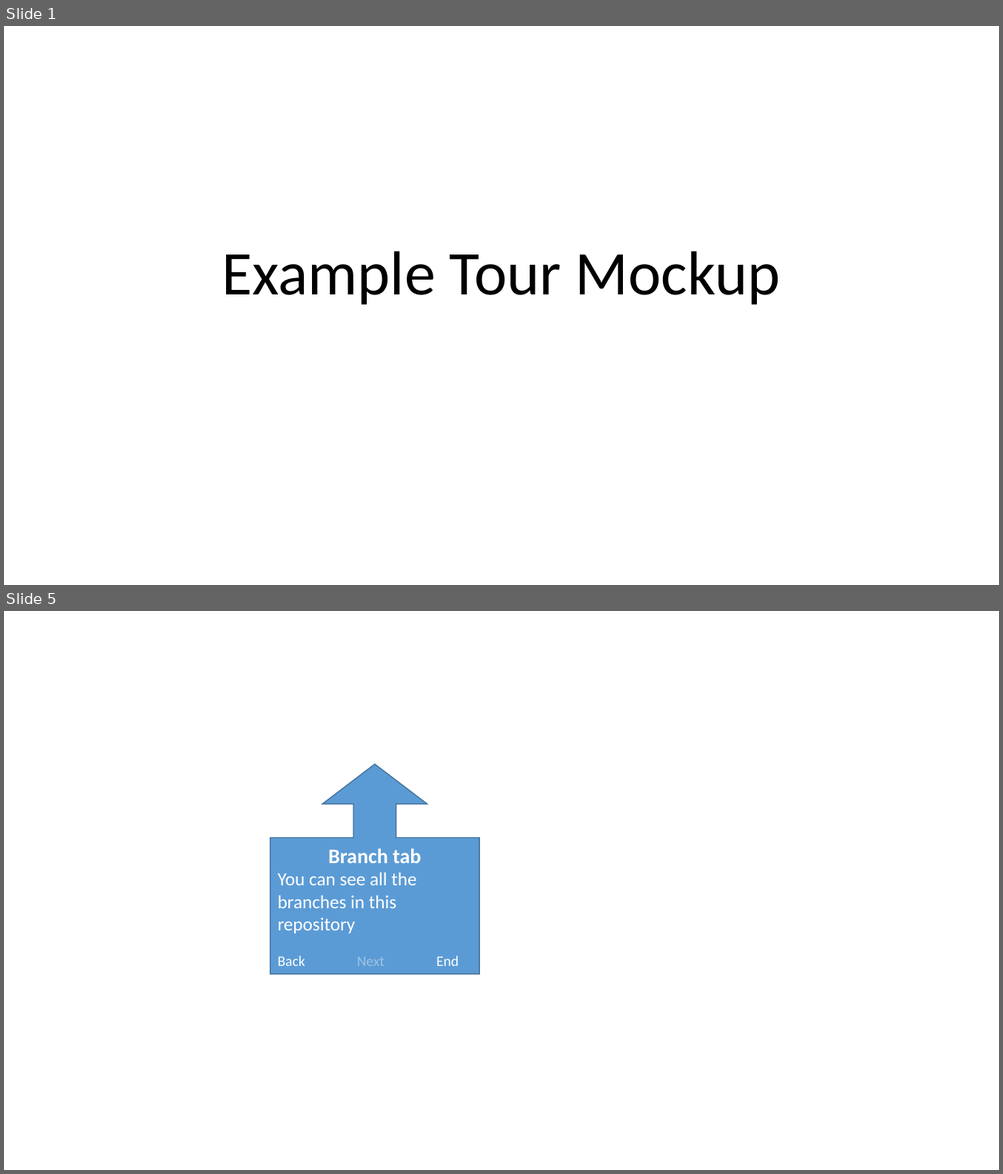
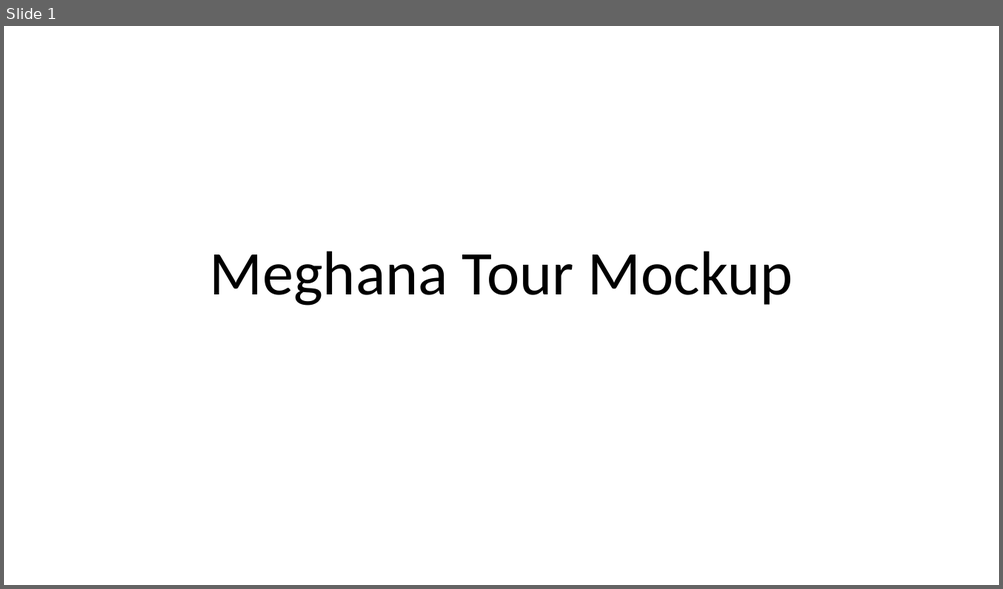
Before and after one commit to ZoeLawson/mcc_tools_tech, a slide deck: Week04-Tours/Homework/meghana_week4_homework/meghana_week4_homework.pptx. Shown one above the other, each under a label of ours: slides 1 and 5 before the commit, slide 1 after it; the slides between them are not shown. The pictures are 1003x1174 and 1003x589 pixels, drawn with LibreOffice and Linux fonts; fonts in the diff are those of the drawing; background and template pictures are left out. Boxes give left, top, right and bottom in pixels: in the first picture for what was removed or moved away, otherwise in the second. Text is boxed around its words. In the diff, an @@ line names an element or a change of style, - is before the commit and + after.

Commit message:
meghana week 4 homework

```diff
--- a/Week04-Tours/Homework/meghana_week4_homework/meghana_week4_homework.pptx
+++ b/Week04-Tours/Homework/meghana_week4_homework/meghana_week4_homework.pptx
@@ slide 5 removed at [4, 611, 999, 1170], background #FFFFFF @@
@@ up arrow callout removed at [270, 764, 479, 974] @@
-Branch tab
-You can see all the branches in this repository
-Back Next End
@@ slide 1 changed as well @@
@@ title at [210, 251, 793, 306]: text changed @@
-Example Tour Mockup
+Meghana Tour Mockup
```
Also in this commit, not shown: 6 slides added, 3 other slides removed.
